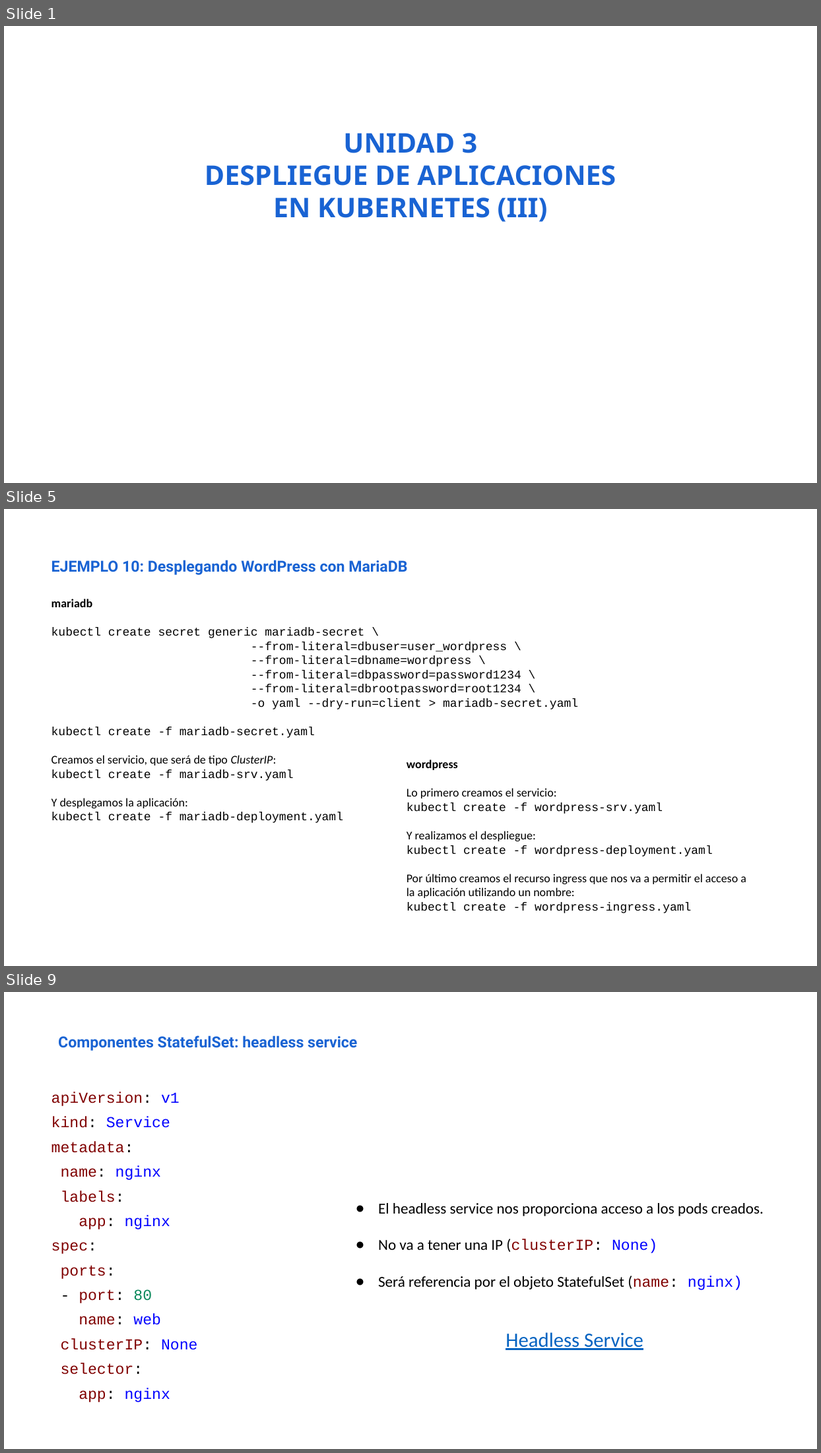
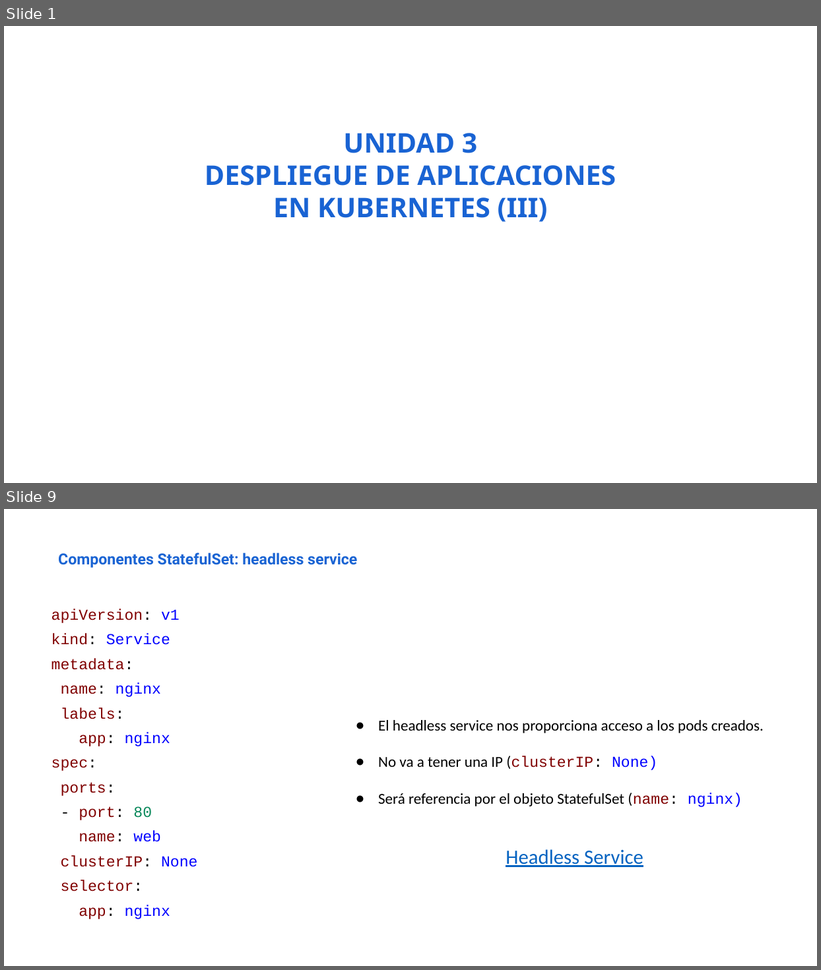
Before and after one commit to iesgn/kubernetes-storm, a slide deck: unidad3/presentacion_unidad3-3.odp. Shown one above the other, each under a label of ours: slides 1, 5 and 9 before the commit, slides 1 and 9 after it; the slides between them are not shown. The pictures are 821x1453 and 821x970 pixels, drawn with LibreOffice and Linux fonts; fonts in the diff are those of the drawing. Boxes give left, top, right and bottom in pixels: in the first picture for what was removed or moved away, otherwise in the second. Text is boxed around its words. In the diff, an @@ line names an element or a change of style, - is before the commit and + after.

```diff
--- a/unidad3/presentacion_unidad3-3.odp
+++ b/unidad3/presentacion_unidad3-3.odp
@@ slide 5 removed at box(4, 509, 817, 966), background #FFFFFF @@
@@ text removed at box(52, 560, 407, 575) @@
-EJEMPLO 10: Desplegando WordPress con MariaDB
@@ text removed at box(52, 599, 578, 823) @@
-mariadb
-kubectl create secret generic mariadb-secret \
---from-literal=dbuser=user_wordpress \
---from-literal=dbname=wordpress \
---from-literal=dbpassword=password1234 \
---from-literal=dbrootpassword=root1234 \
--o yaml --dry-run=client > mariadb-secret.yaml
-kubectl create -f mariadb-secret.yaml
-Creamos el servicio, que será de tipo ClusterIP:
-kubectl create -f mariadb-srv.yaml
-Y desplegamos la aplicación:
-kubectl create -f mariadb-deployment.yaml
@@ text removed at box(407, 760, 746, 914) @@
-wordpress
-Lo primero creamos el servicio:
-kubectl create -f wordpress-srv.yaml
-Y realizamos el despliegue:
-kubectl create -f wordpress-deployment.yaml
-Por último creamos el recurso ingress que nos va a permitir el acceso a la aplicación utilizando un nombre:
-kubectl create -f wordpress-ingress.yaml
```
Also in this commit, not shown: 8 slides changed, 3 slides added, 7 other slides removed, 2 other files.
